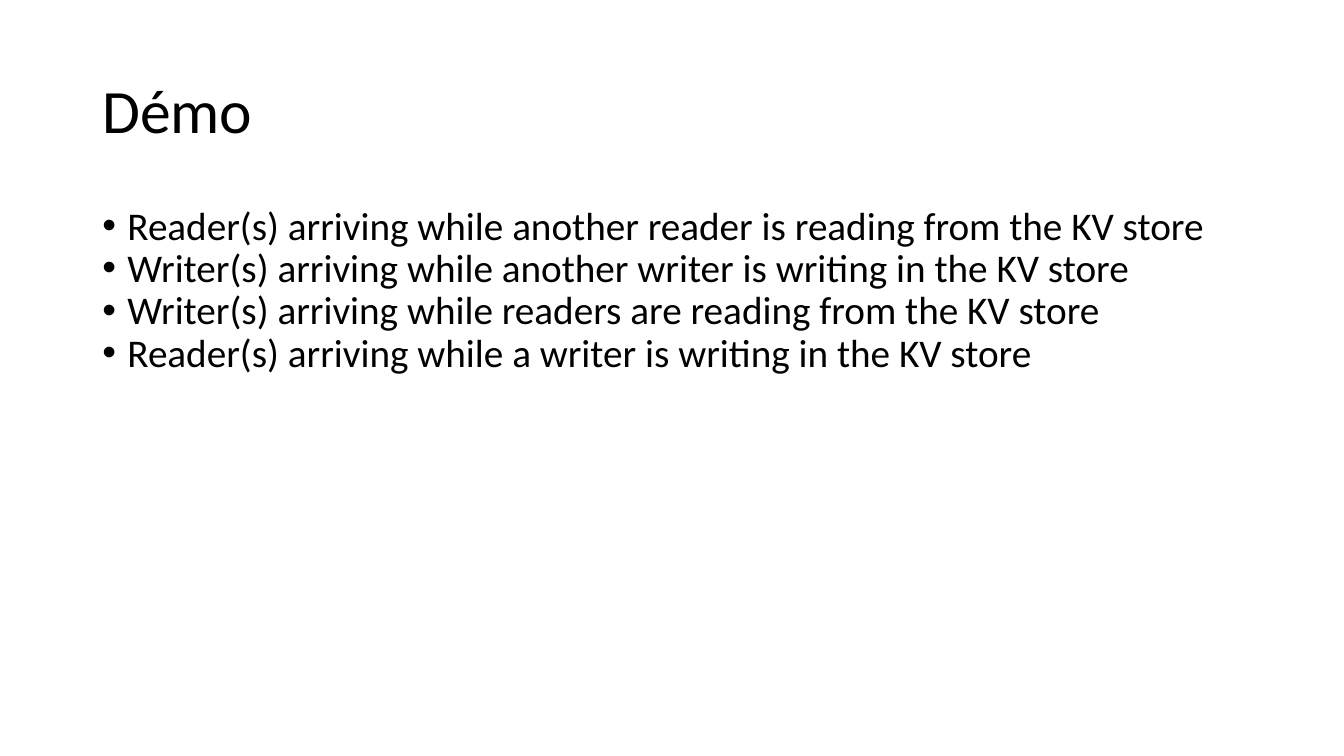
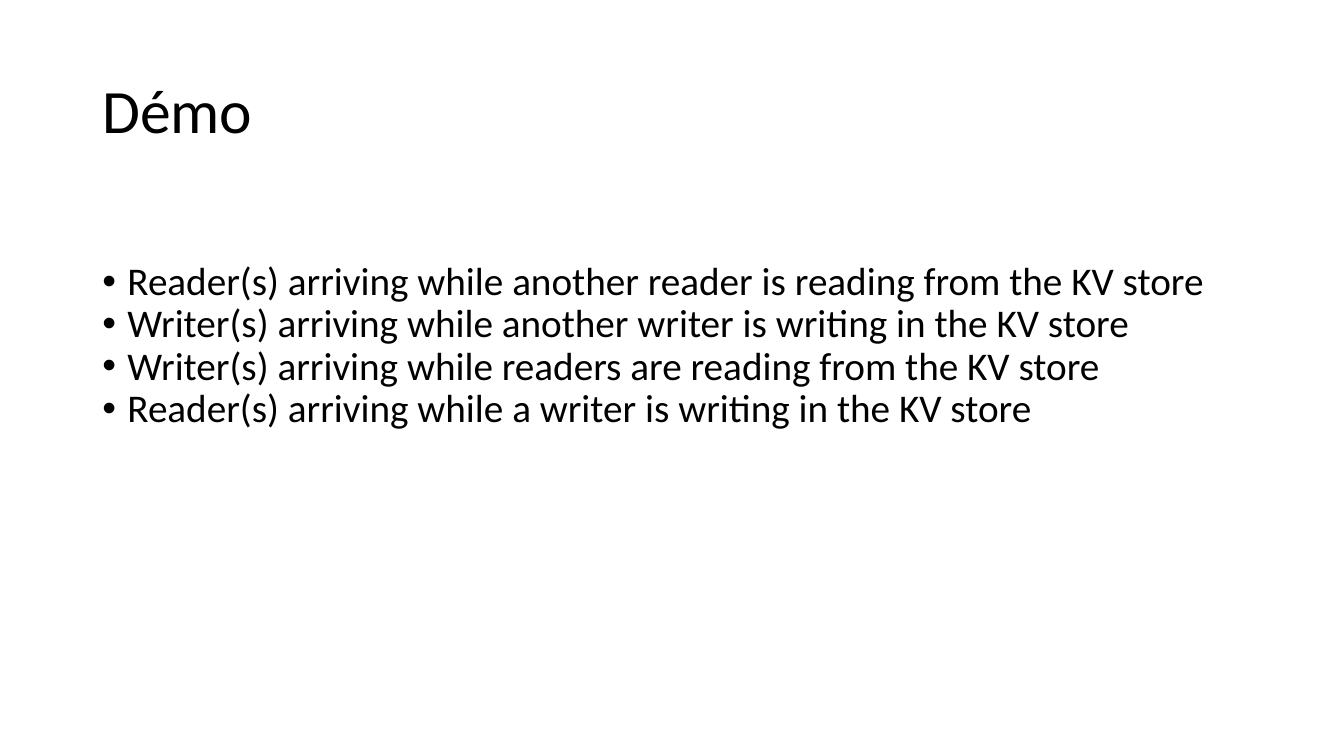
Before and after one commit to inefix/Key-Value-Store, a slide deck: slide 12 of presentation/KVS_presentation.pptx. Drawn at 1344x756 pixels with LibreOffice and Linux fonts; fonts in the diff are those of the drawing. Boxes give left, top, right and bottom in pixels: in the first picture for what was removed or moved away, otherwise in the second. Text is boxed around its words. In the diff, an @@ line names an element or a change of style, - is before the commit and + after.

```diff
--- a/presentation/KVS_presentation.pptx
+++ b/presentation/KVS_presentation.pptx
@@ text "Reader(s) arriving while another reader ...": place and size @@
-text "Reader(s) arriving while another reader ..." at <box>127,211,1204,374</box>
+text "Reader(s) arriving while another reader ..." at <box>127,266,1204,429</box>
```
Also in this commit, not shown: 4 other slides changed.
